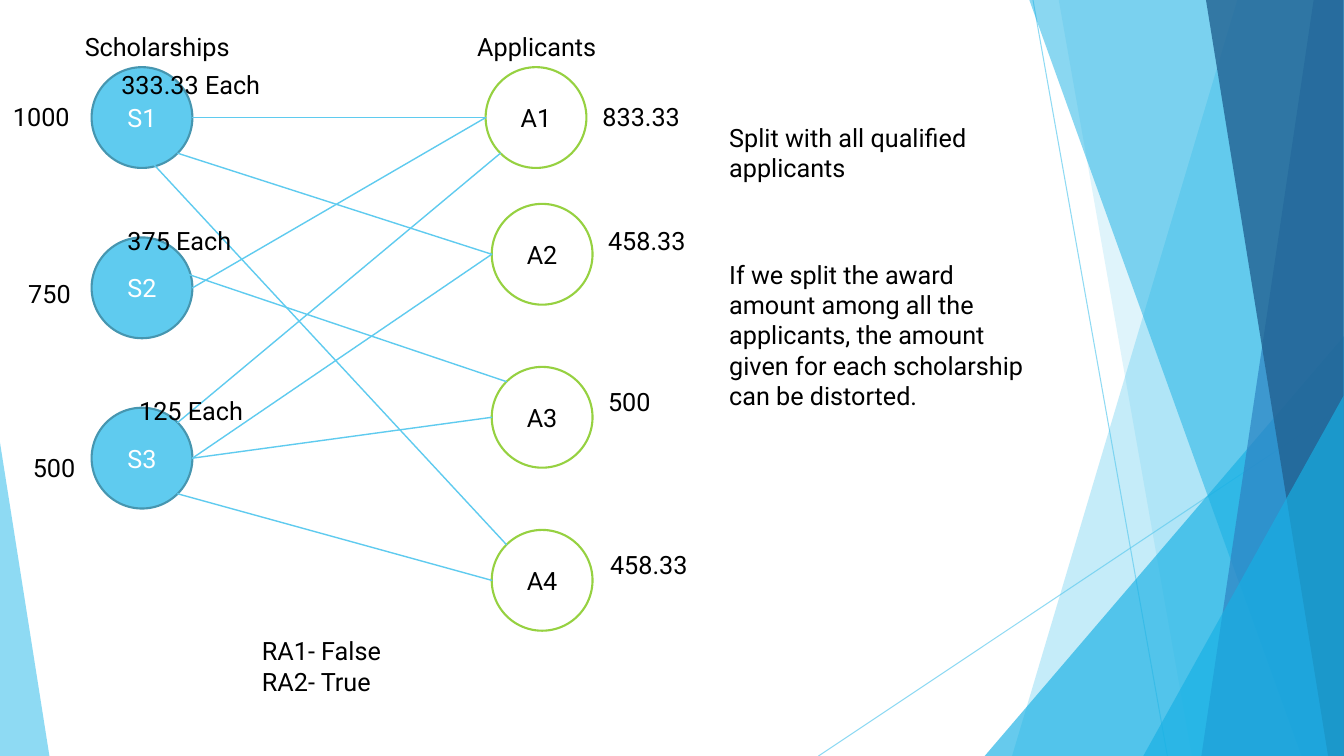
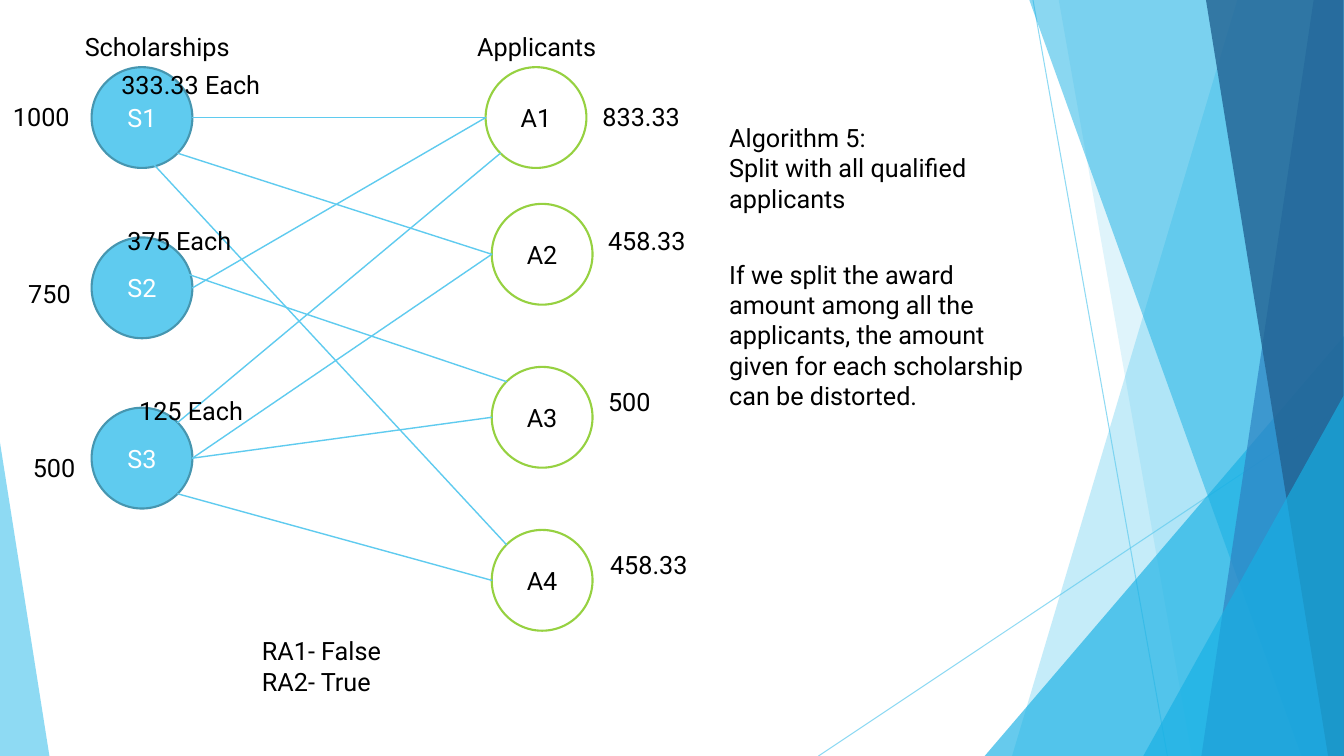
Before and after one commit to dmerson/ArizonaMastersCapstone, a slide deck: slide 13 of Documents/Basic Scholarship Awarding Graphs.pptx (slide 12 before the commit). Drawn at 1344x756 pixels with LibreOffice and Linux fonts; fonts in the diff are those of the drawing. Boxes give left, top, right and bottom in pixels: in the first picture for what was removed or moved away, otherwise in the second. Text is boxed around its words. In the diff, an @@ line names an element or a change of style, - is before the commit and + after.

```diff
--- a/Documents/Basic Scholarship Awarding Graphs.pptx
+++ b/Documents/Basic Scholarship Awarding Graphs.pptx
@@ text at <box>729,128,865,153</box>: paragraph added @@
+Algorithm 5:
```
Also in this commit, not shown: 8 other slides changed, 1 slide added, 1 other file.
